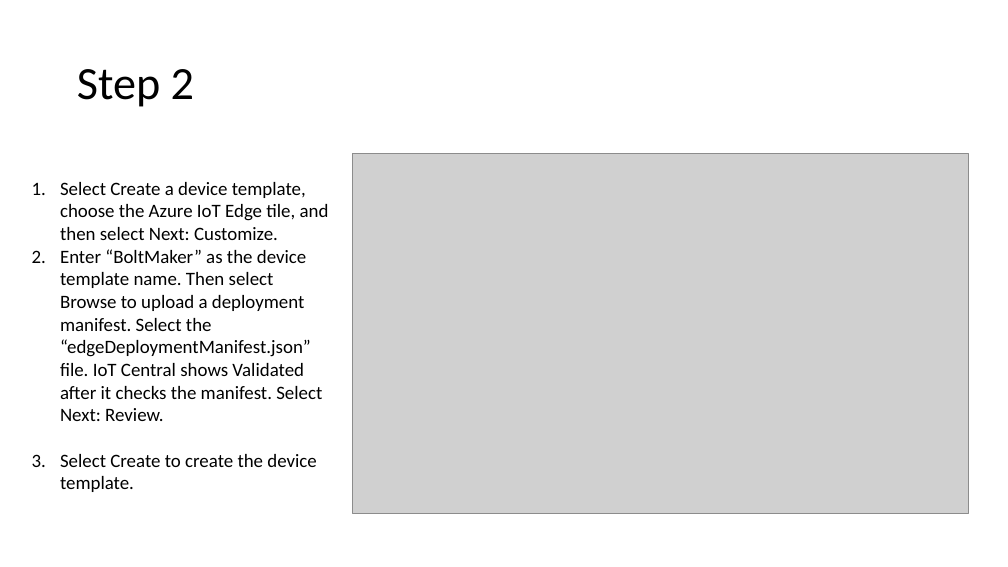
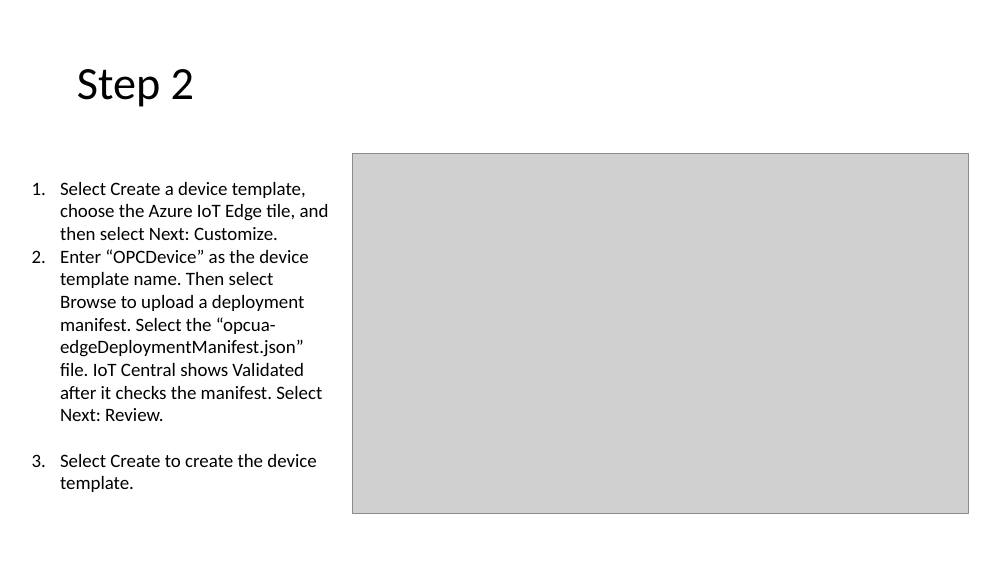
Before and after one commit to onderyildirim/iotcentral-iiot-lab, a slide deck: slide 3 of iotcentral-iiot-hol.pptx. Drawn at 1008x567 pixels with LibreOffice and Linux fonts; fonts in the diff are those of the drawing; grey boxes stand for pictures. Boxes give left, top, right and bottom in pixels: in the first picture for what was removed or moved away, otherwise in the second. Text is boxed around its words. In the diff, an @@ line names an element or a change of style, - is before the commit and + after.

```diff
--- a/iotcentral-iiot-hol.pptx
+++ b/iotcentral-iiot-hol.pptx
@@ text at (60, 249, 322, 421): text changed @@
-2. Enter “BoltMaker” as the device template name. Then select Browse to upload a deployment manifest. Select the “edgeDeploymentManifest.json” file. IoT Central shows Validated after it checks the manifest. Select Next: Review.
+2. Enter “OPCDevice” as the device template name. Then select Browse to upload a deployment manifest. Select the “opcua-edgeDeploymentManifest.json” file. IoT Central shows Validated after it checks the manifest. Select Next: Review.
```
Also in this commit, not shown: 4 other slides changed, 1 slide added, 3 other files.
